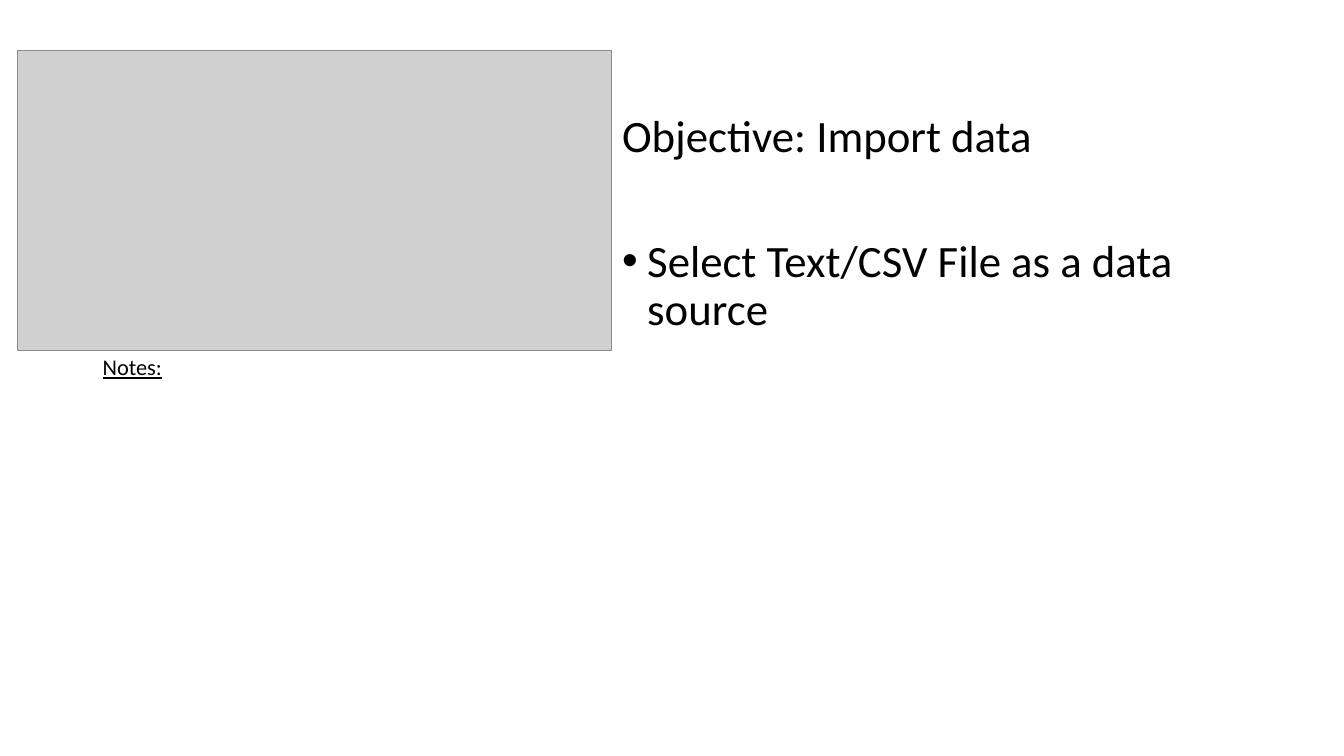
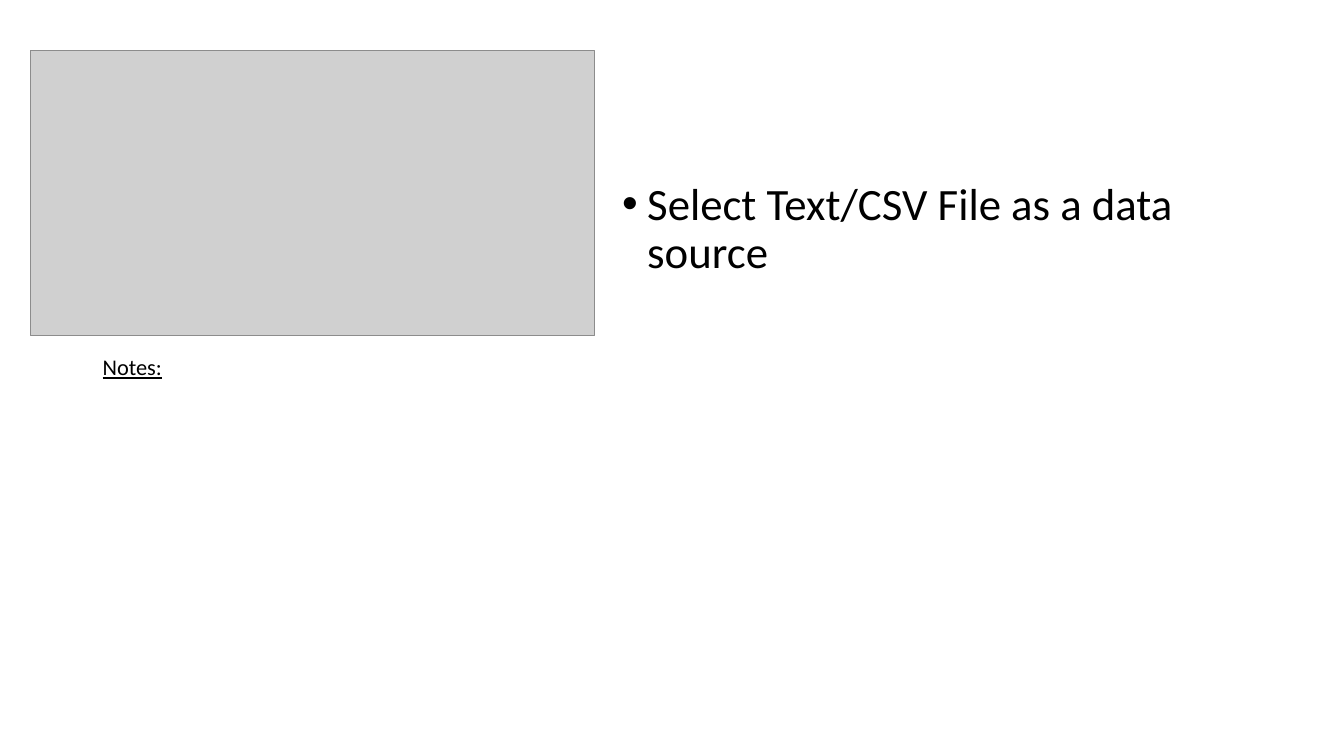
Before and after one commit to aphilip94/bootcamp, a slide deck: slide 7 of AutoML Lab manual.pptx. Drawn at 1344x756 pixels with LibreOffice and Linux fonts; fonts in the diff are those of the drawing; grey boxes stand for pictures. Boxes give left, top, right and bottom in pixels: in the first picture for what was removed or moved away, otherwise in the second. Text is boxed around its words. In the diff, an @@ line names an element or a change of style, - is before the commit and + after.

```diff
--- a/AutoML Lab manual.pptx
+++ b/AutoML Lab manual.pptx
@@ picture: place and size @@
-picture at [17, 50, 612, 351]
+picture at [30, 50, 595, 336]
@@ text at [622, 121, 1031, 160]: paragraph removed @@
-Objective: Import data
```
Also in this commit, not shown: 18 other slides changed.
